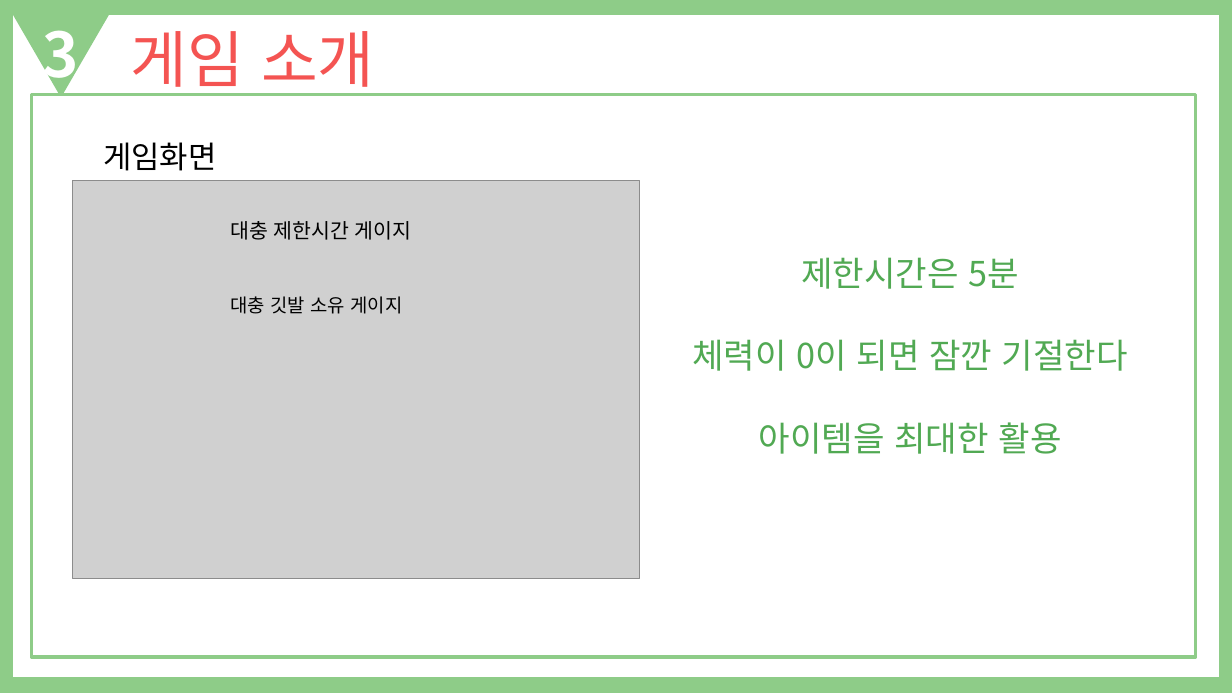
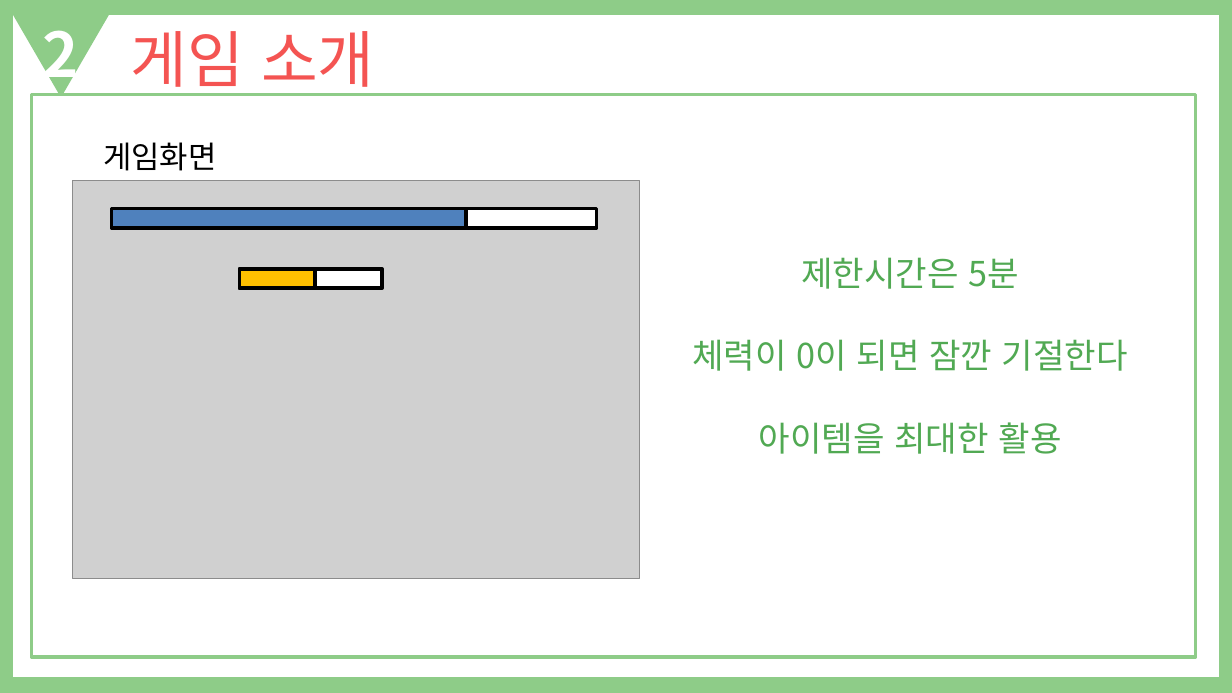
Before and after one commit to Celesta129/TeamProject, a slide deck: slide 4 of Documents/King of Playground 기획 발표자료.pptx (slide 5 before the commit). Drawn at 1232x693 pixels with LibreOffice and Linux fonts; fonts in the diff are those of the drawing; grey boxes stand for pictures. Boxes give left, top, right and bottom in pixels: in the first picture for what was removed or moved away, otherwise in the second. Text is boxed around its words. In the diff, an @@ line names an element or a change of style, - is before the commit and + after.

```diff
--- a/Documents/King of Playground 기획 발표자료.pptx
+++ b/Documents/King of Playground 기획 발표자료.pptx
@@ text at [43,30,79,93]: text changed @@
-3
+2
@@ rectangle added at [112,208,467,228], fill #4F81BD, outline #000000 2 pt @@
@@ rectangle added at [115,208,596,228], fill #FFFFFF, outline #000000 2 pt @@
@@ text removed at [230,221,412,240] @@
-대충 제한시간 게이지
@@ rectangle added at [239,269,382,288], fill #FFFFFF, outline #000000 2 pt @@
@@ rectangle added at [239,269,315,288], fill #FFC000, outline #000000 2 pt @@
@@ text removed at [230,296,402,314] @@
-대충 깃발 소유 게이지
```
Also in this commit, not shown: 8 other slides changed, 2 slides added, 2 other files.
